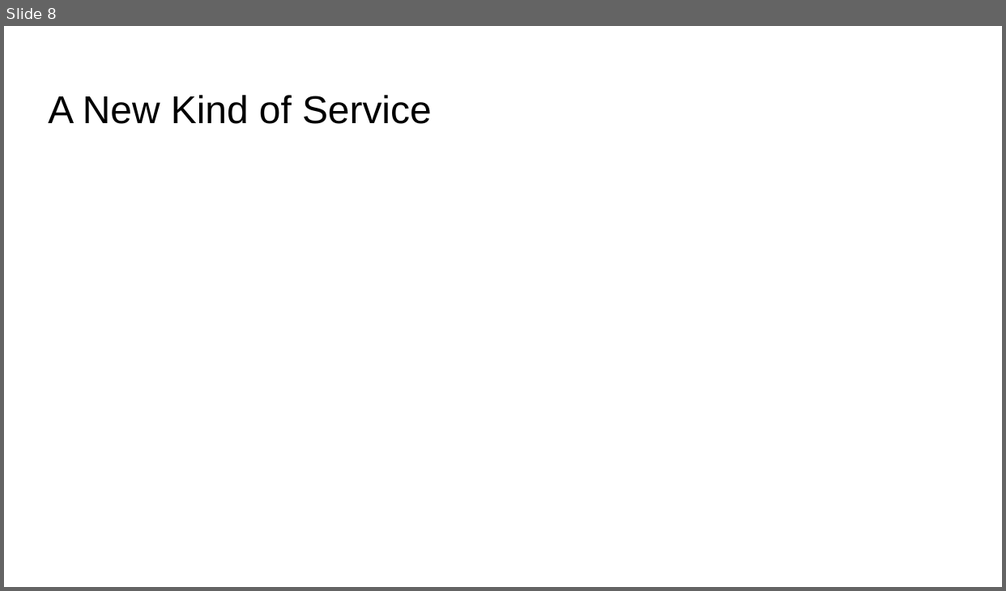
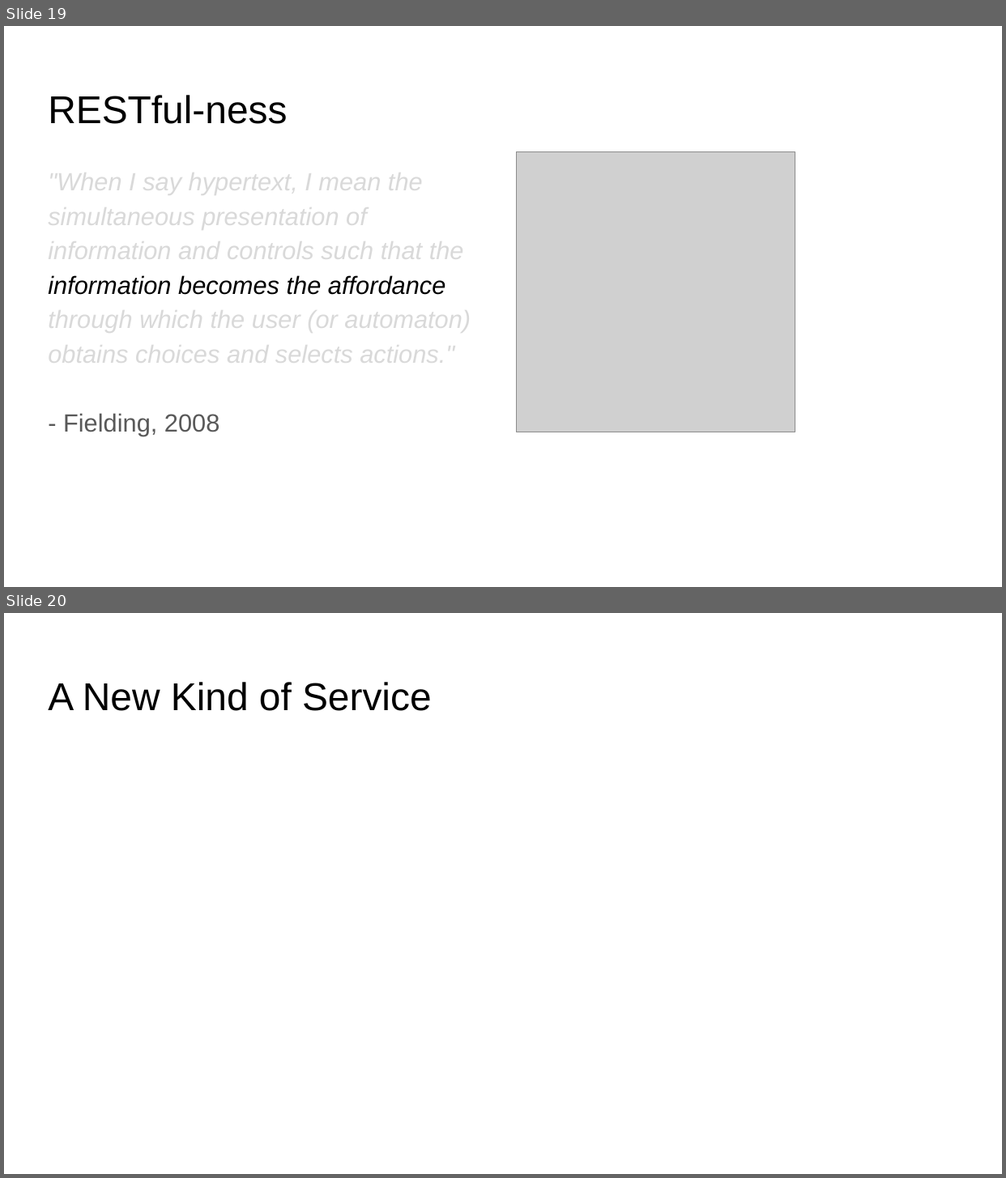
Before and after one commit to mamund/2018-02-sacon-workshop, a slide deck: slides/RESTful Microservices from the Ground Up.pptx. Shown one above the other, each under a label of ours: slide 8 before the commit, slides 19 and 20 after it. The pictures are 1006x591 and 1006x1178 pixels, drawn with LibreOffice and Linux fonts; fonts in the diff are those of the drawing; grey boxes stand for pictures; background and template pictures are left out. Boxes give left, top, right and bottom in pixels: in the first picture for what was removed or moved away, otherwise in the second. Text is boxed around its words. In the diff, an @@ line names an element or a change of style, - is before the commit and + after.

```diff
--- a/slides/RESTful Microservices from the Ground Up.pptx
+++ b/slides/RESTful Microservices from the Ground Up.pptx
@@ slide 19 added at (4, 26, 1002, 587), background #FFFFFF @@
@@ title added at (48, 95, 287, 124), 28 pt, text #000000 @@
+RESTful-ness
@@ text added at (48, 169, 471, 436), 18 pt, text #D9D9D9, italic @@
+"When I say hypertext, I mean the simultaneous presentation of information and controls such that the information becomes the affordance through which the user (or automaton) obtains choices and selects actions."
+- Fielding, 2008
@@ picture added at (516, 152, 795, 432) @@
@@ what was slide 8 is now slide 20 @@
```
Also in this commit, not shown: 13 other slides added, 2 slides removed, 1 other file.
